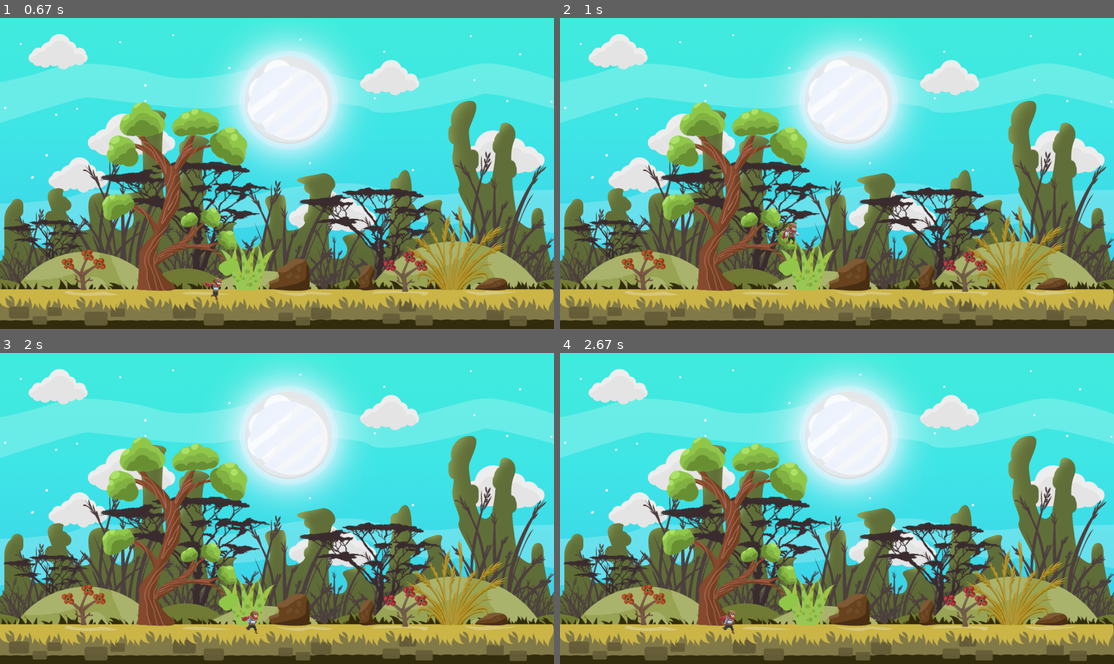
Above: before the commit, frames 1-4 (two rows, left to right).
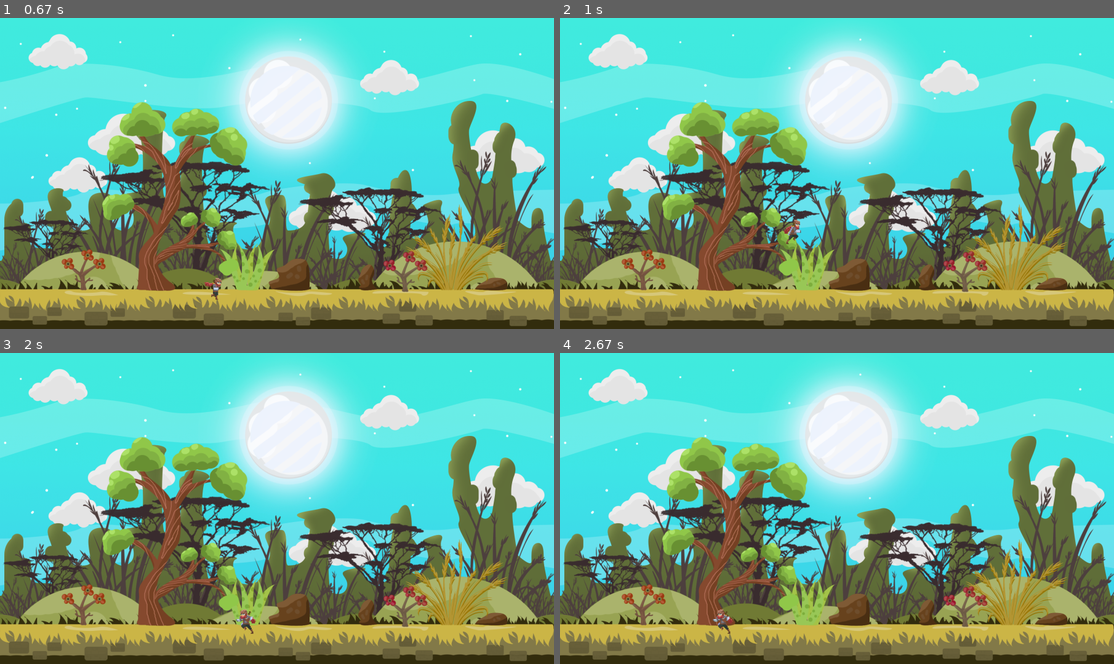
Above: after the commit, the same moments.

Repository: ethanwaggoner/Pygame_Game
Game: pygame game, started from Main.py
Two runs of this game, one before a commit and one after it. Both use one fixed random seed, a clock stepped at 60 frames per second and the inputs below.
Inputs:
- Up to frame 1 (0.67 s): hold D from 0.33 s (still down)
- Up to frame 2 (1 s): release D at 0.8 s; hold W from 0.83 s (still down)
- Up to frame 3 (2 s): release W at 1.13 s; hold D 1.17-1.63 s; hold A from 1.67 s (still down)
- Up to frame 4 (2.67 s): release A at 2.2 s; hold A 2.23-2.63 s

Frame 1 is identical in both runs. In frame 2, 0.1% of the frame differs, in the area x 40-44%, y 64-73%; in frame 3, 0.2%, in the area x 42-47%, y 82-91%; in frame 4, 0.2%.

Commit message:
Add files via upload

Diff:
--- a/Main.py
+++ b/Main.py
@@ -42,11 +42,11 @@
 
     if keys[pygame.K_d] and playerX < 1920 - Player.player_width:
         posX += velocity
-        Player.run()
+        Player.run_right()
     if keys[pygame.K_a] and playerX > 0 + Player.player_width:
         posX -= velocity
-        Player.run()
-    if keys[pygame.K_w]:
+        Player.run_left()
+    if keys[pygame.K_w] and playerY > 0 + Player.player_height:
         Player.jump()
         if jumpHeight >= -10:
             posY -= (jumpHeight * abs(jumpHeight)) * 0.5
--- a/Player.py
+++ b/Player.py
@@ -9,7 +9,8 @@
         pygame.sprite.Sprite.__init__(self)
         player_assets = Assets()
 
-        self.is_running = False
+        self.is_running_right = False
+        self.is_running_left = False
         self.is_jumping = False
 
         self.player_walk = player_assets.playerWalkRight
@@ -24,6 +25,7 @@
 
         self.scaling = 3
         self.player_width = self.idle_image.get_width() * 2
+        self.player_height = self.idle_image.get_height() * 2
         self.start_positionX = 500
         self.start_positionY = 850
 
@@ -40,19 +42,29 @@
         image_size = image.get_size()
         return pygame.transform.scale(image, (int(image_size[0] * scaling), int(image_size[1] * scaling)))
 
-    def run(self):
-        self.is_running = True
+    def run_right(self):
+        self.is_running_right = True
+
+    def run_left(self):
+        self.is_running_left = True
 
     def jump(self):
         self.is_jumping = True
 
     def update(self):
-        if self.is_running:
+        if self.is_running_right:
             self.current_sprite += 0.15
             if self.current_sprite >= len(self.player_walk):
                 self.current_sprite = 0
-                self.is_running = False
+                self.is_running_right = False
             self.image = self.player_walk[int(self.current_sprite)]
+
+        if self.is_running_left:
+            self.current_sprite += 0.15
+            if self.current_sprite >= len(self.player_walk):
+                self.current_sprite = 0
+                self.is_running_left = False
+            self.image = pygame.transform.flip(self.player_walk[int(self.current_sprite)], True, False)
 
         if self.is_jumping:
             self.current_sprite += 0.15
@@ -61,14 +73,14 @@
                 self.is_jumping = False
                 self.jump_image = self.jump_list[int(self.current_sprite)]
 
-        if not self.is_running and not self.is_jumping:
+        if not self.is_running_right and not self.is_running_left and not self.is_jumping:
             self.current_sprite += 0.15
             if self.current_sprite >= len(self.idles):
                 self.current_sprite = 0
             self.idle_image = self.idles[int(self.current_sprite)]
 
     def render_player(self, display, x, y):
-        if self.is_running and not self.is_jumping:
+        if self.is_running_right or self.is_running_left and not self.is_jumping:
             big_image = self.resize(self.image, self.scaling)
             display.blit(big_image, (self.start_positionX + x, self.start_positionY + y))
 
@@ -76,6 +88,6 @@
             big_jump = self.resize(self.jump_image, self.scaling)
             display.blit(big_jump, (self.start_positionX + x, self.start_positionY + y))
 
-        elif not self.is_running and not self.is_jumping:
+        elif not self.is_running_right or self.is_running_left and not self.is_jumping:
             big_idle = self.resize(self.idle_image, self.scaling)
             display.blit(big_idle, (self.start_positionX + x, self.start_positionY + y))
